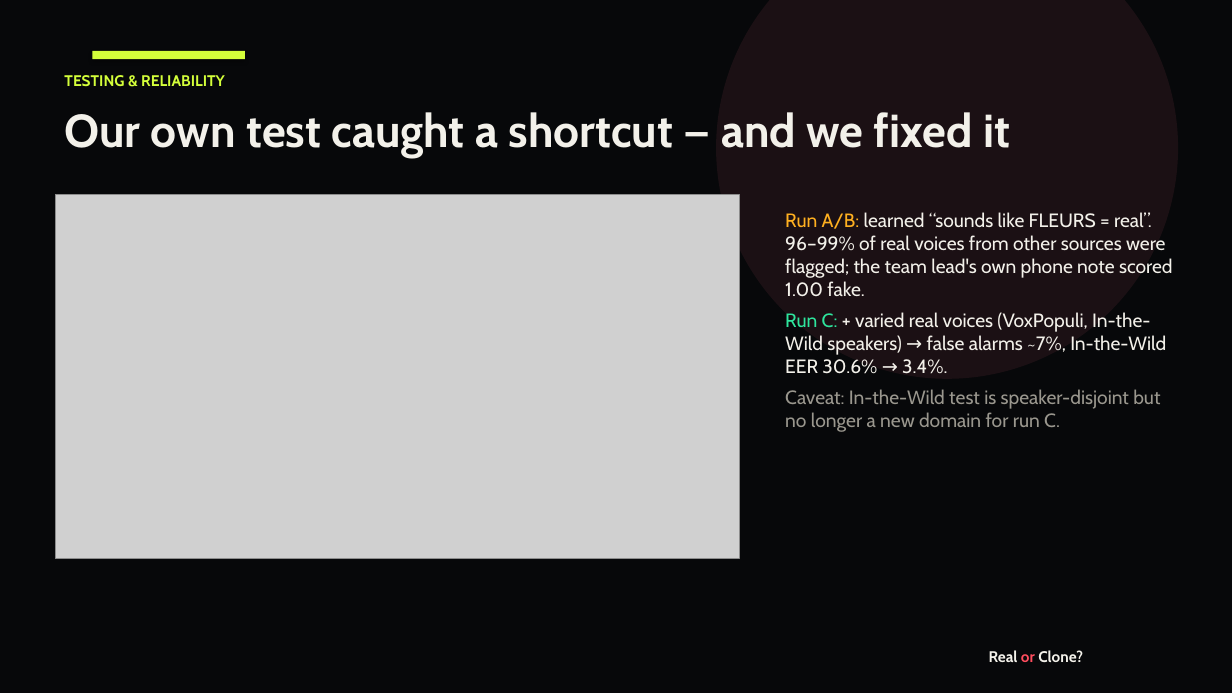
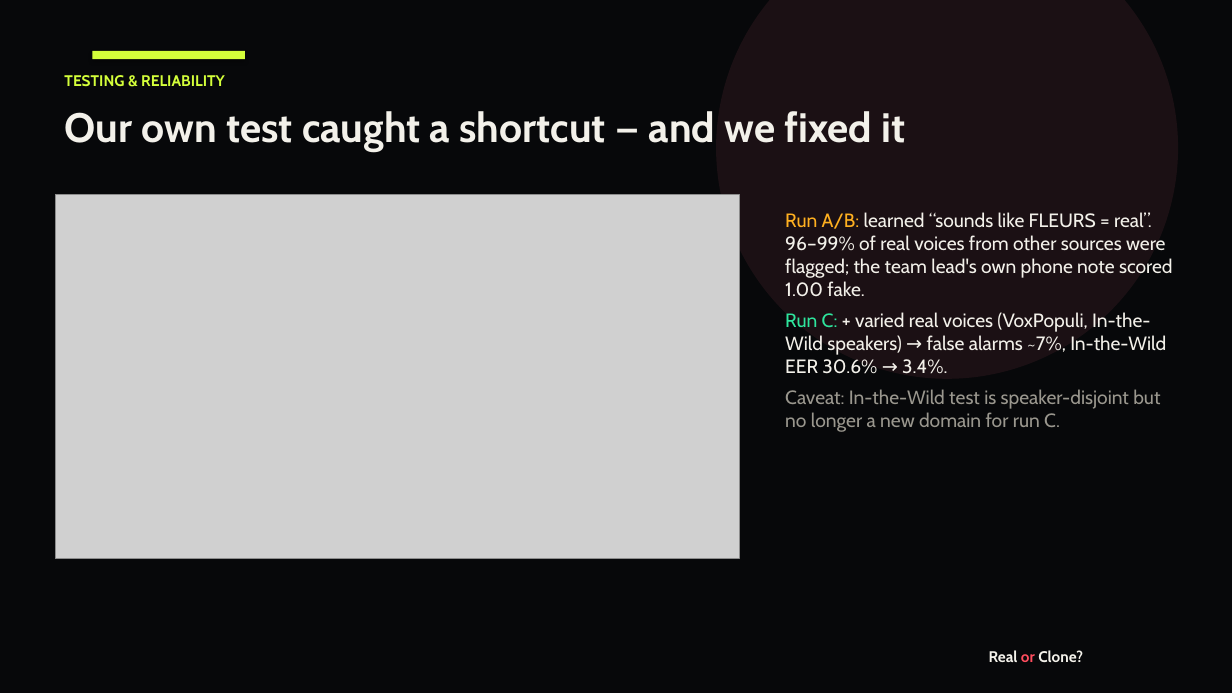
Before and after one commit to ilyasdaoudrma/real-or-clone, a slide deck: slide 6 of docs/Real-or-Clone.pptx. Drawn at 1232x693 pixels with LibreOffice and Linux fonts; fonts in the diff are those of the drawing; grey boxes stand for pictures. Boxes give left, top, right and bottom in pixels: in the first picture for what was removed or moved away, otherwise in the second. Text is boxed around its words. In the diff, an @@ line names an element or a change of style, - is before the commit and + after.

```diff
--- a/docs/Real-or-Clone.pptx
+++ b/docs/Real-or-Clone.pptx
@@ text "Our own test caught a ..." at (x1=64, y1=111, x2=906, y2=152): size 36 to 32 pt @@
```
Also in this commit, not shown: 8 other slides changed, 9 other files.
